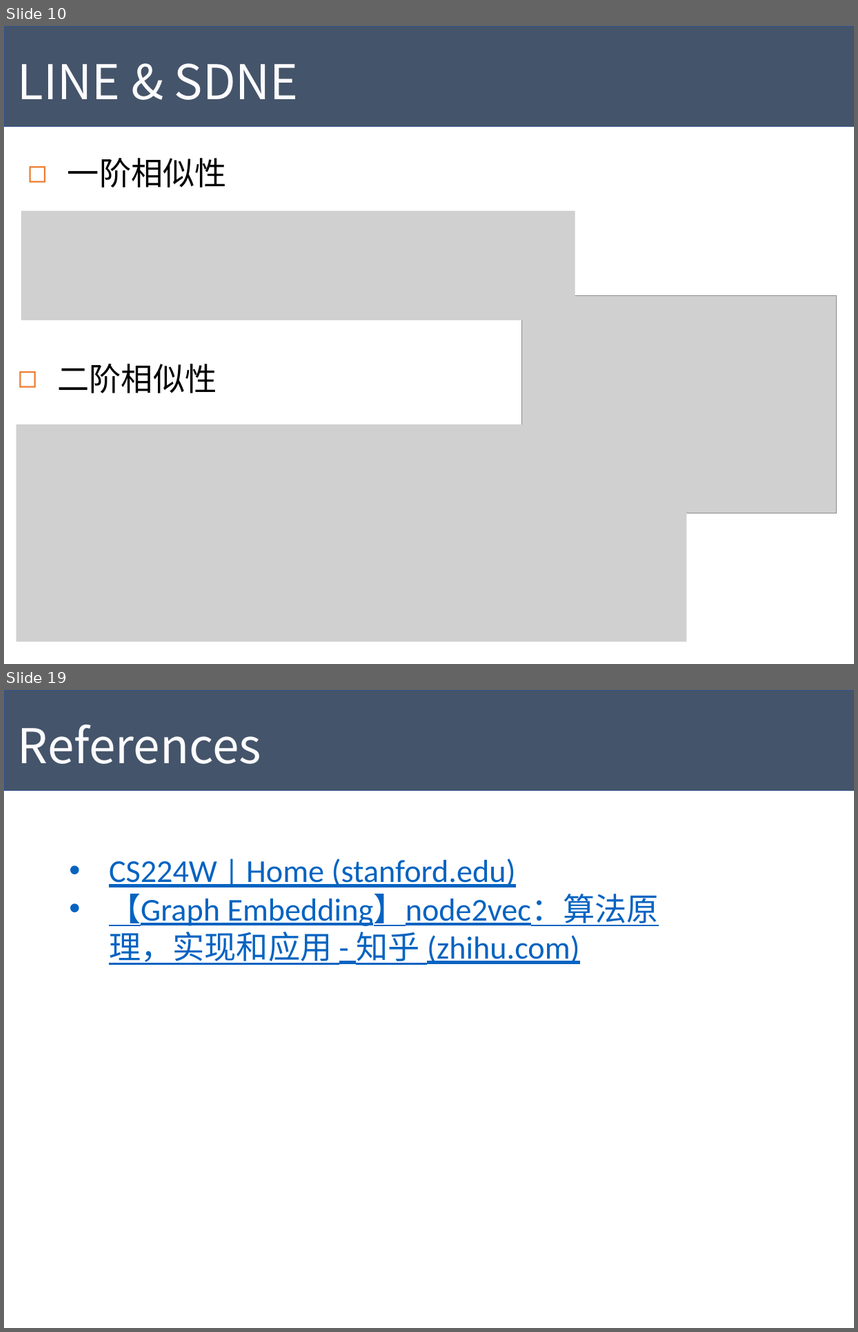
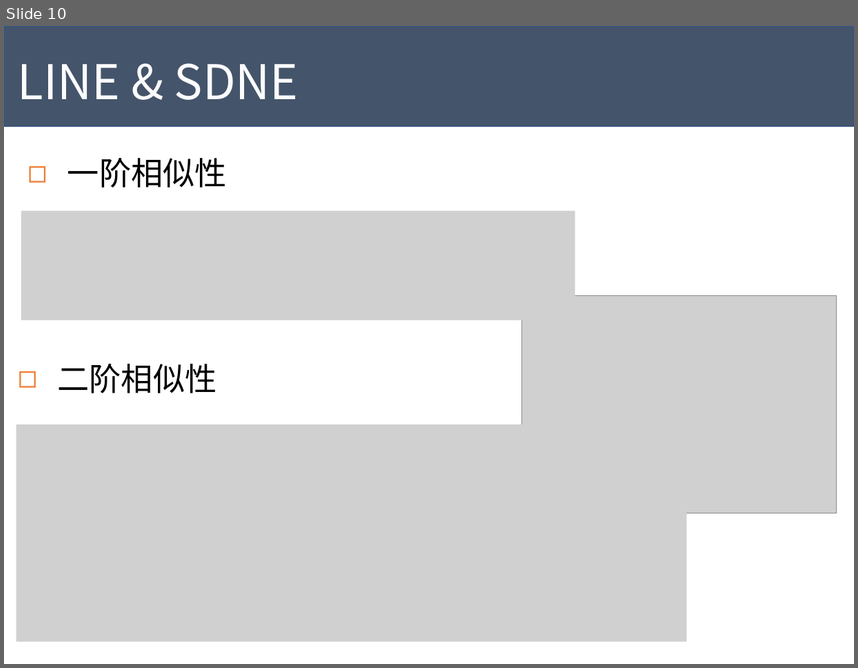
Before and after one commit to Tigerrr07/GNN-tiger, a slide deck: GE.pptx. Shown one above the other, each under a label of ours: slides 10 and 19 before the commit, slide 10 after it; the slides between them are not shown. The pictures are 858x1332 and 858x668 pixels, drawn with LibreOffice and Linux fonts; fonts in the diff are those of the drawing; grey boxes stand for pictures. Boxes give left, top, right and bottom in pixels: in the first picture for what was removed or moved away, otherwise in the second. Text is boxed around its words. In the diff, an @@ line names an element or a change of style, - is before the commit and + after.

```diff
--- a/GE.pptx
+++ b/GE.pptx
@@ slide 19 removed at [4,690,854,1328], background #FFFFFF @@
@@ rectangle removed at [4,690,854,790] @@
@@ text removed at [18,724,261,764] @@
-References
@@ text removed at [109,858,659,965] @@
-• CS224W | Home (stanford.edu)
-• 【Graph Embedding】node2vec：算法原理，实现和应用 - 知乎 (zhihu.com)
```
Also in this commit, not shown: 2 slides changed, 8 other slides removed, 1 other file.
